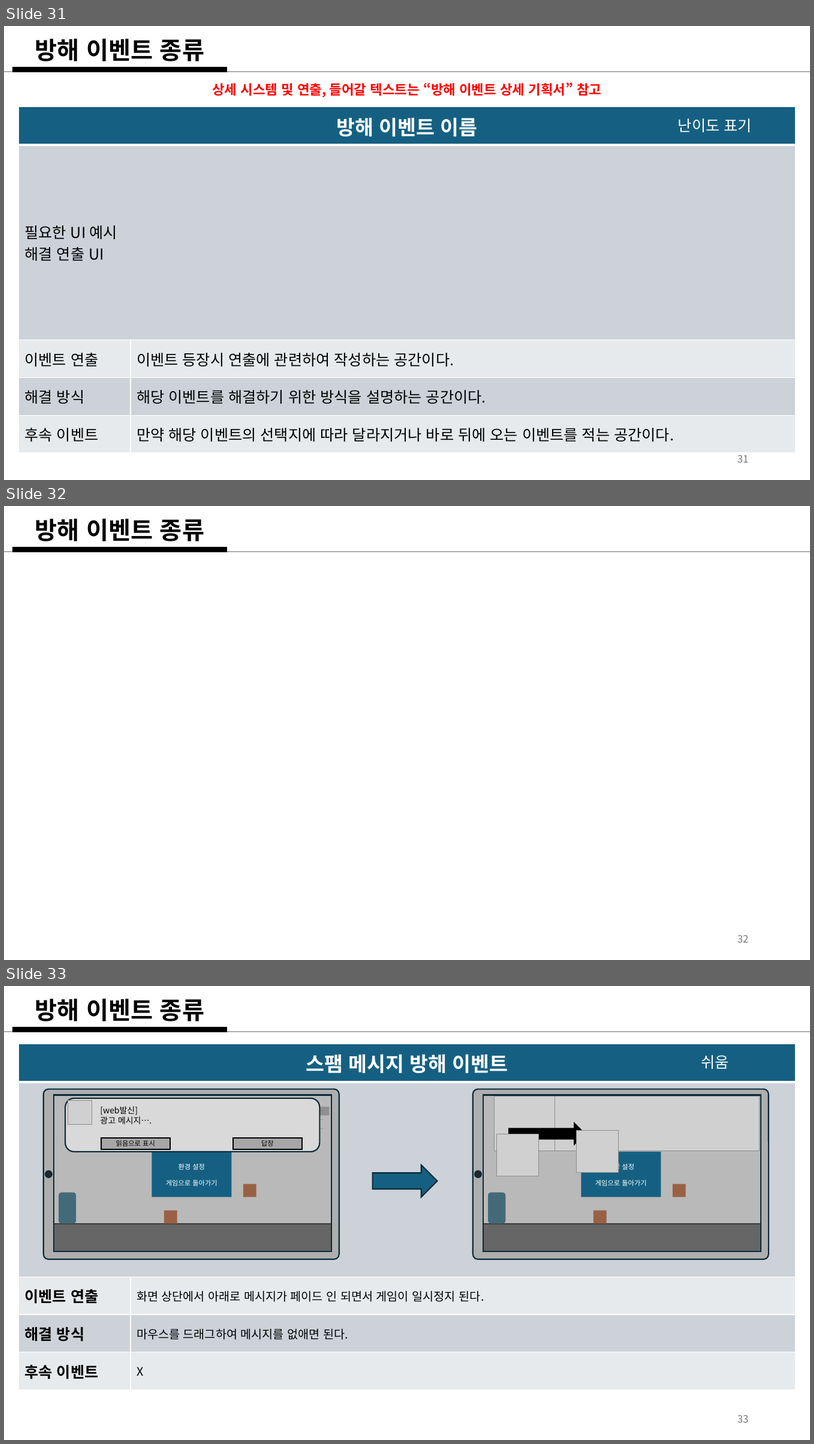
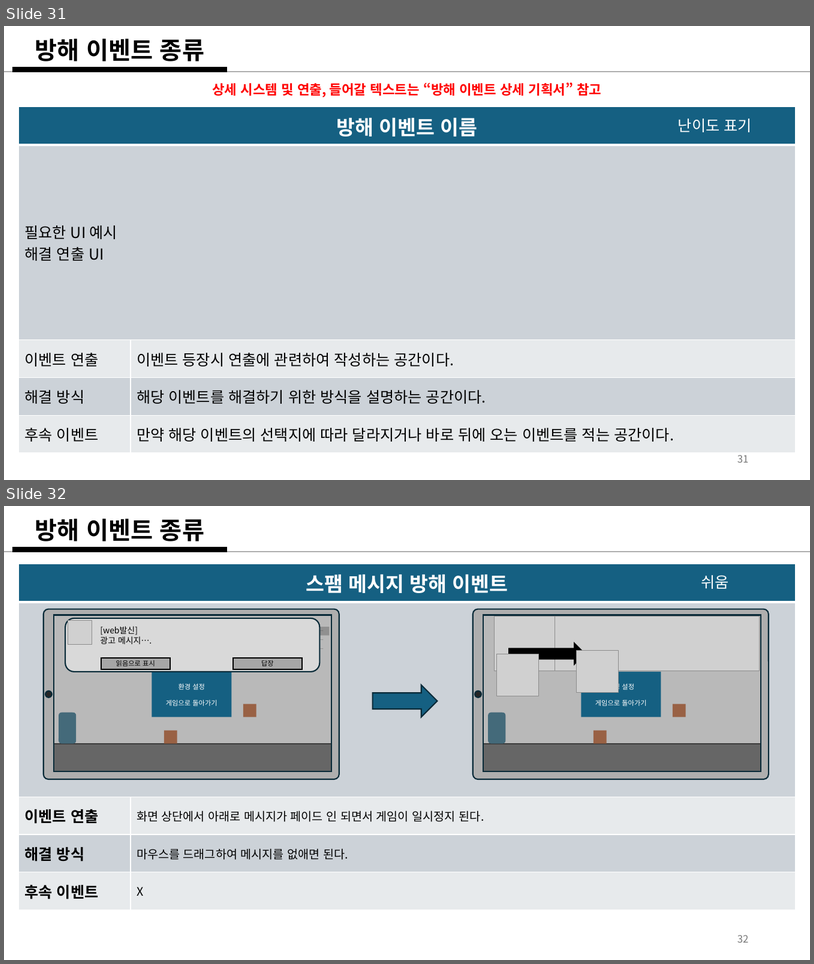
Before and after one commit to weariness00/Mandle_10Minute_Game, a slide deck: document/Please Leave me alone!.pptx. Shown one above the other, each under a label of ours: slides 31, 32 and 33 before the commit, slides 31 and 32 after it. The pictures are 814x1444 and 814x964 pixels, drawn with LibreOffice and Linux fonts; fonts in the diff are those of the drawing; grey boxes stand for pictures. Boxes give left, top, right and bottom in pixels: in the first picture for what was removed or moved away, otherwise in the second. Text is boxed around its words. In the diff, an @@ line names an element or a change of style, - is before the commit and + after.

```diff
--- a/document/Please Leave me alone!.pptx
+++ b/document/Please Leave me alone!.pptx
@@ slide 32 removed at [4, 506, 810, 960], background #FFFFFF @@
@@ title removed at [35, 519, 204, 541] @@
-방해 이벤트 종류
@@ line removed from (4, 552) to (810, 552) @@
@@ line removed from (12, 550) to (227, 550) @@
@@ page number removed at [738, 934, 749, 942] @@
-32
@@ what was slide 33 is now slide 32 @@
@@ page number at [738, 934, 749, 942]: text changed @@
-33
+32
```
Also in this commit, not shown: 3 slides changed, 1 slide added, 6 other files.
